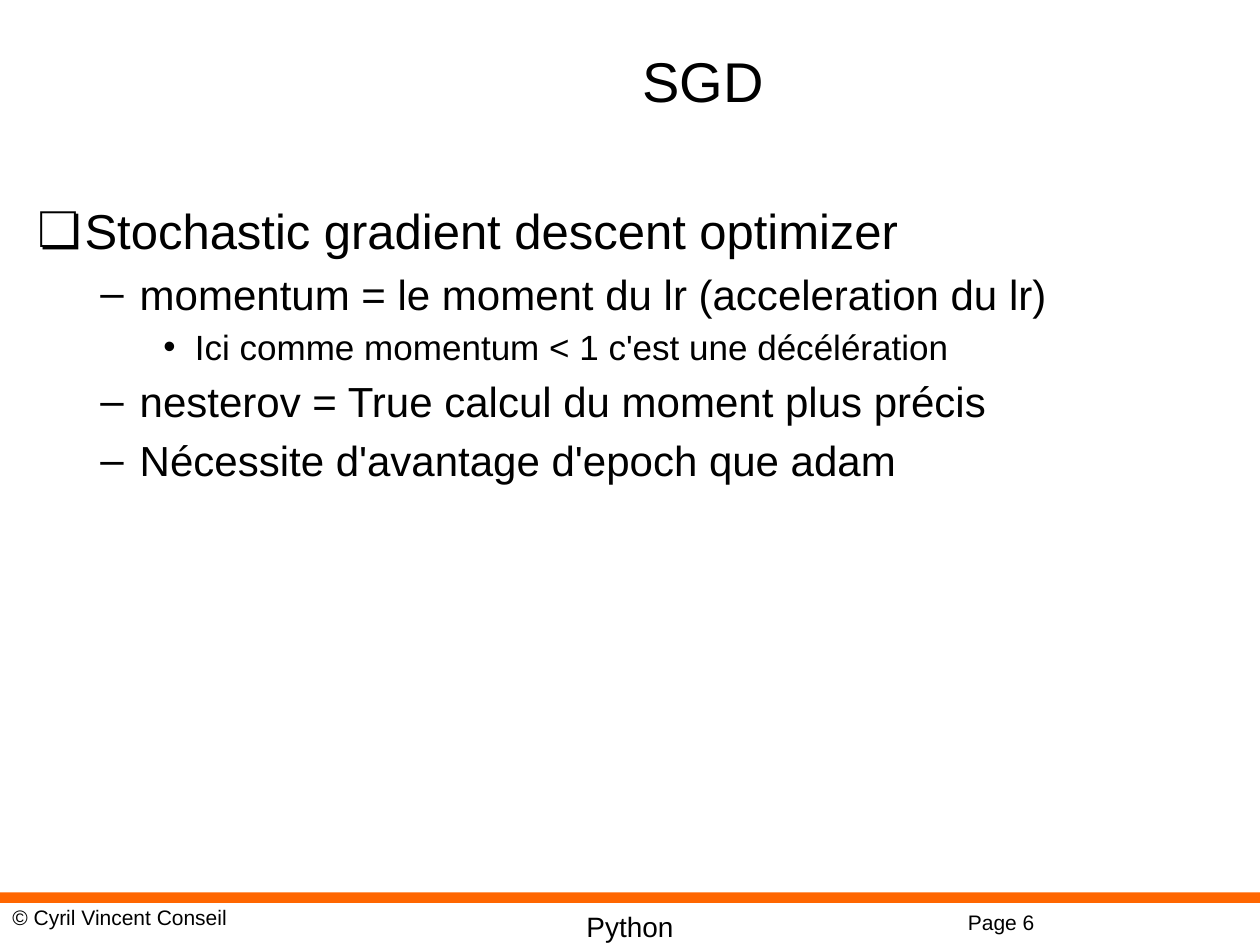
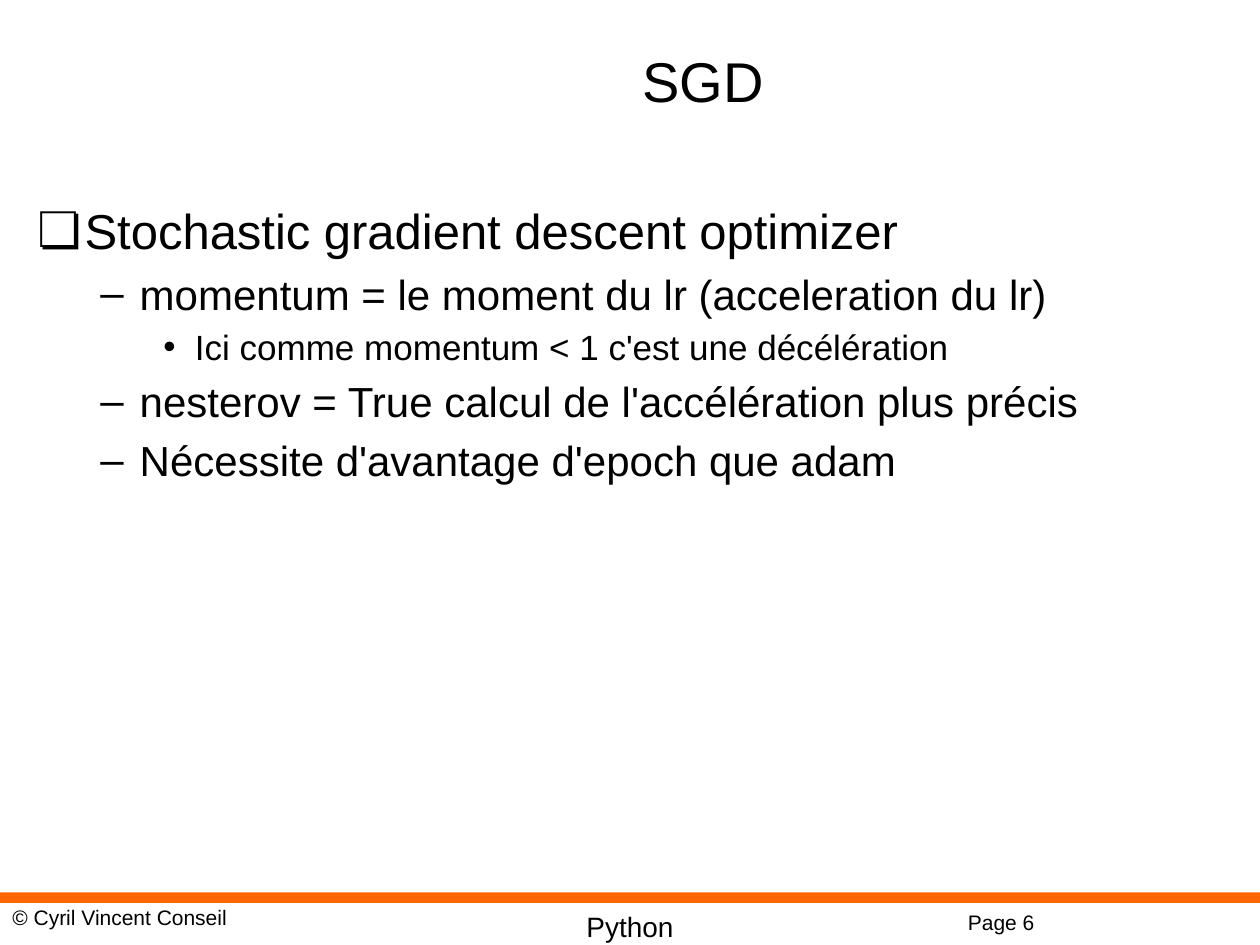
Before and after one commit to cyrilvincent/DL, a slide deck: slide 6 of PPT/DeepLearning13-FineTuning.pptx. Drawn at 1260x945 pixels with LibreOffice and Linux fonts; fonts in the diff are those of the drawing; background and template pictures are left out. Boxes give left, top, right and bottom in pixels: in the first picture for what was removed or moved away, otherwise in the second. Text is boxed around its words. In the diff, an @@ line names an element or a change of style, - is before the commit and + after.

```diff
--- a/PPT/DeepLearning13-FineTuning.pptx
+++ b/PPT/DeepLearning13-FineTuning.pptx
@@ text at (140,386,1078,426): text changed @@
-  – nesterov = True calcul du moment plus précis
+  – nesterov = True calcul de l'accélération plus précis
```
Also in this commit, not shown: 7 other files.
